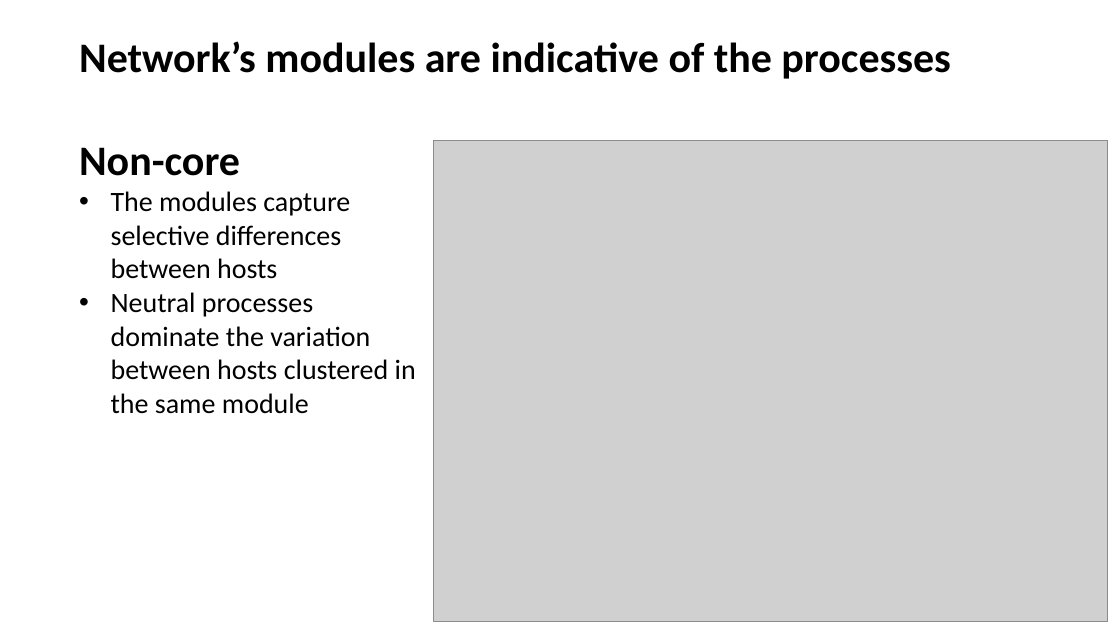
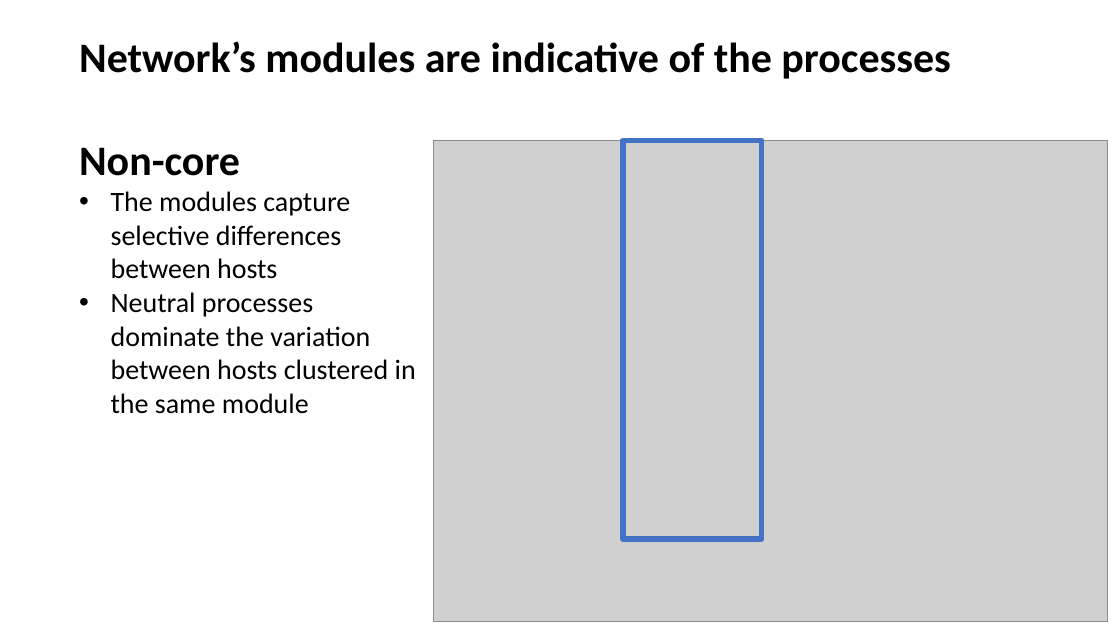
Before and after one commit to Ecological-Complexity-Lab/Microbiome_Structure_Madagascar, a slide deck: slide 21 of presentations/project story.pptx (slide 20 before the commit). Drawn at 1120x630 pixels with LibreOffice and Linux fonts; fonts in the diff are those of the drawing; grey boxes stand for pictures. Boxes give left, top, right and bottom in pixels: in the first picture for what was removed or moved away, otherwise in the second. Text is boxed around its words. In the diff, an @@ line names an element or a change of style, - is before the commit and + after.

```diff
--- a/presentations/project story.pptx
+++ b/presentations/project story.pptx
@@ rectangle added at (623, 140, 762, 539), outline #4472C4 4.5 pt @@
```
Also in this commit, not shown: 11 other slides changed, 1 slide added, 5 other files.
